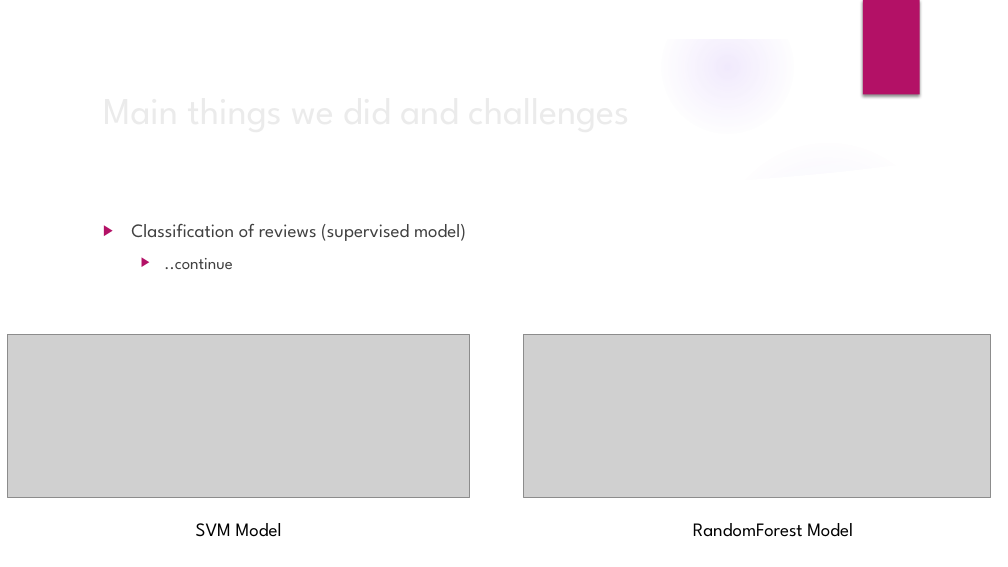
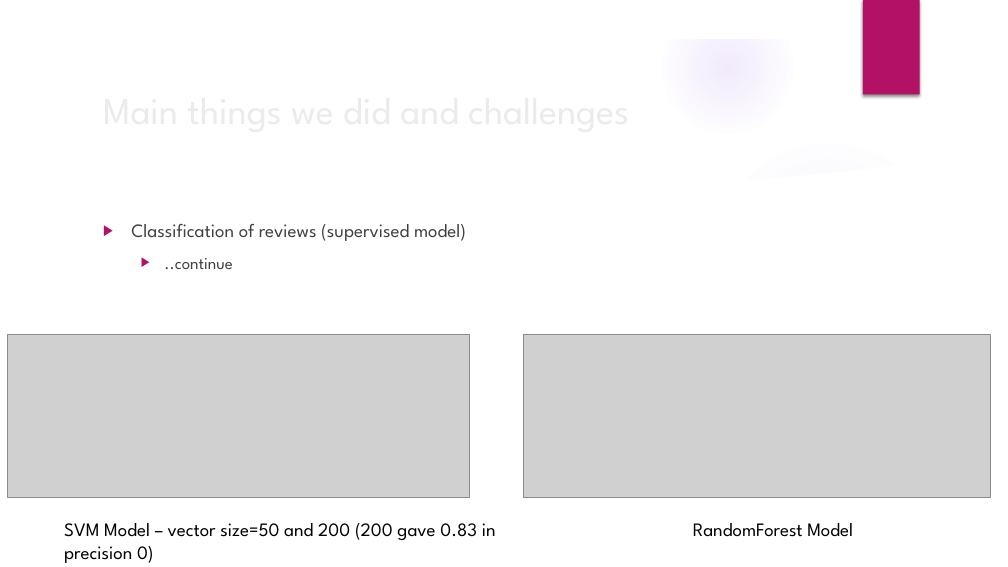
Before and after one commit to TCDSNirShani/IMDbReviewsAnalyzer, a slide deck: slide 9 of Things we did in project.pptx. Drawn at 1008x567 pixels with LibreOffice and Linux fonts; fonts in the diff are those of the drawing; grey boxes stand for pictures; background and template pictures are left out. Boxes give left, top, right and bottom in pixels: in the first picture for what was removed or moved away, otherwise in the second. Text is boxed around its words. In the diff, an @@ line names an element or a change of style, - is before the commit and + after.

```diff
--- a/Things we did in project.pptx
+++ b/Things we did in project.pptx
@@ text at (x1=64, y1=523, x2=496, y2=563): text changed @@
-SVM Model
+SVM Model – vector size=50 and 200 (200 gave 0.83 in precision 0)
```
Also in this commit, not shown: 1 other slide changed, 1 slide added.
